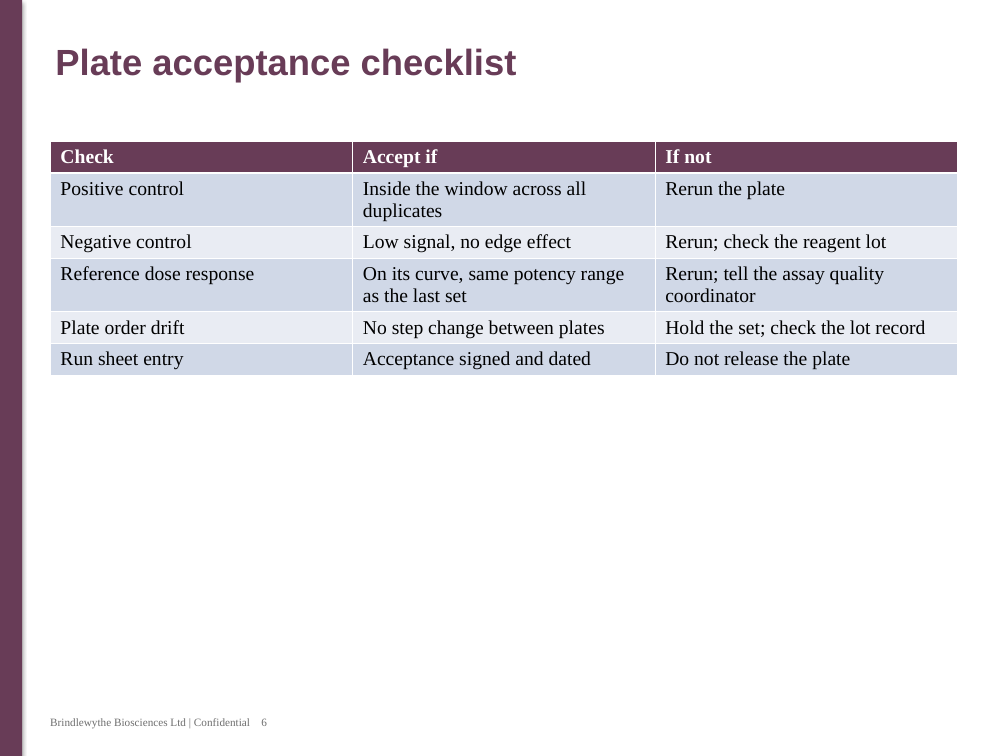
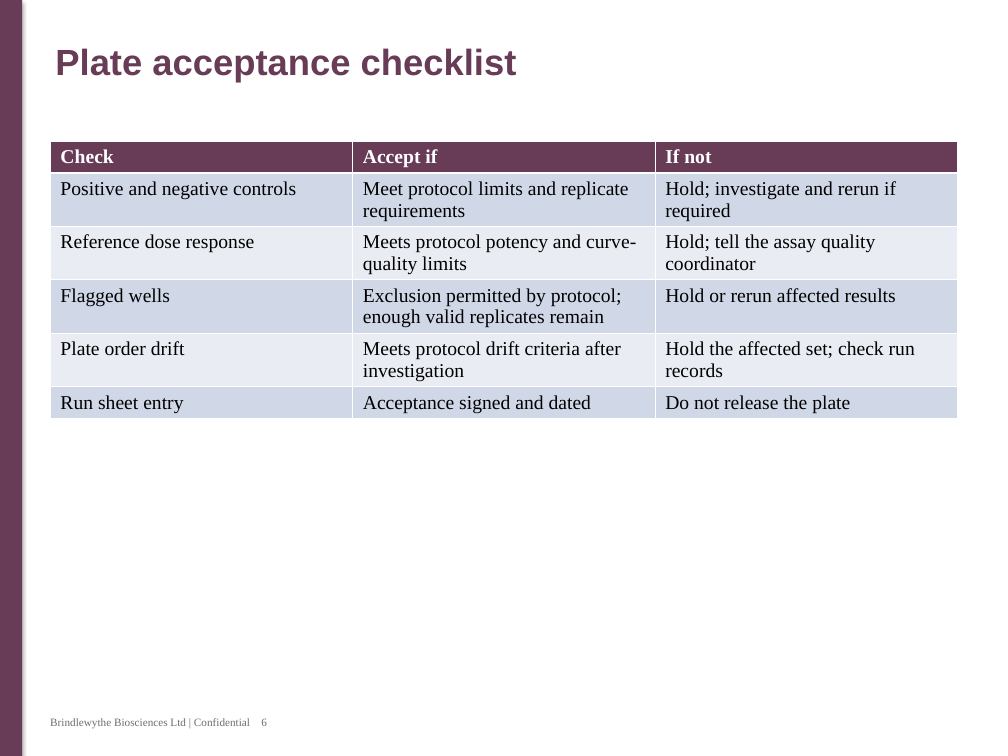
Before and after one commit to 60xAI/portco-mock-dataset, a slide deck: slide 6 of output/archive/Archive/Users/mellerscombe_old_laptop/Training/Plate_acceptance/Plate_acceptance_training_v2.pptx. Drawn at 1008x756 pixels with LibreOffice and Linux fonts; fonts in the diff are those of the drawing. Boxes give left, top, right and bottom in pixels: in the first picture for what was removed or moved away, otherwise in the second. Text is boxed around its words. In the diff, an @@ line names an element or a change of style, - is before the commit and + after.

```diff
--- a/output/archive/Archive/Users/mellerscombe_old_laptop/Training/Plate_acceptance/Plate_acceptance_training_v2.pptx
+++ b/output/archive/Archive/Users/mellerscombe_old_laptop/Training/Plate_acceptance/Plate_acceptance_training_v2.pptx
@@ table at [50,141,958,418] @@
-row 2: Positive control | Inside the window across all duplicates | Rerun the plate
+row 2: Positive and negative controls | Meet protocol limits and replicate requirements | Hold; investigate and rerun if required
-row 3: Negative control | Low signal, no edge effect | Rerun; check the reagent lot
+row 3: Reference dose response | Meets protocol potency and curve-quality limits | Hold; tell the assay quality coordinator
-row 4: Reference dose response | On its curve, same potency range as the last set | Rerun; tell the assay quality coordinator
+row 4: Flagged wells | Exclusion permitted by protocol; enough valid replicates remain | Hold or rerun affected results
-row 5, column 2: No step change between plates
+row 5, column 2: Meets protocol drift criteria after investigation
-row 5, column 3: Hold the set; check the lot record
+row 5, column 3: Hold the affected set; check run records
```
Also in this commit, not shown: 4 other slides changed, 1 other file.
